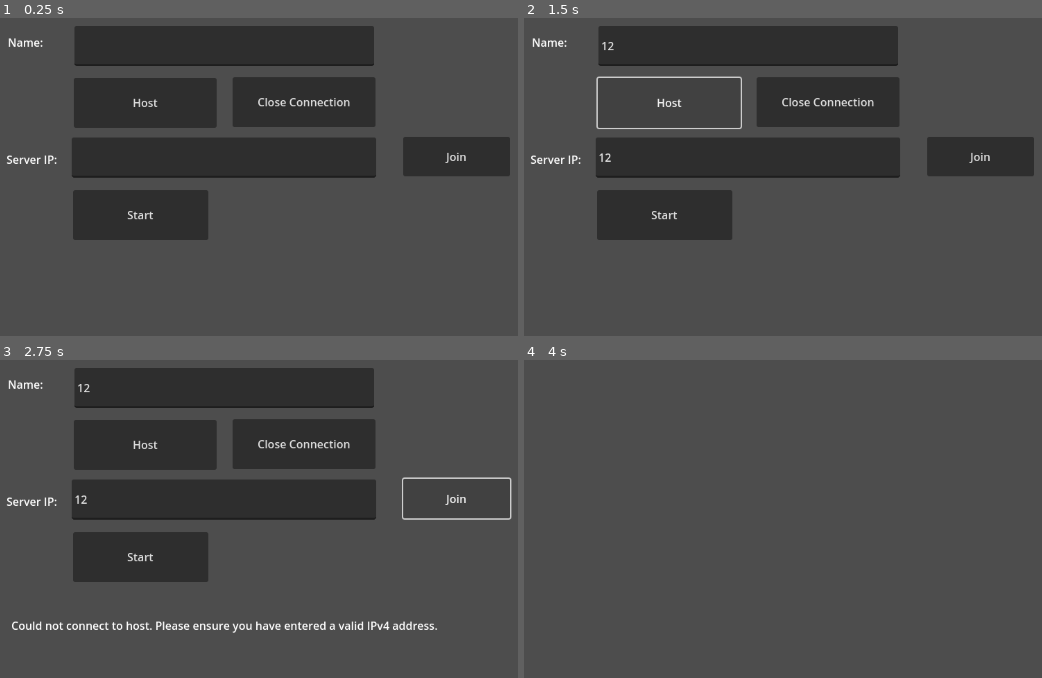
Above: before the commit, frames 1-4 (two rows, left to right).
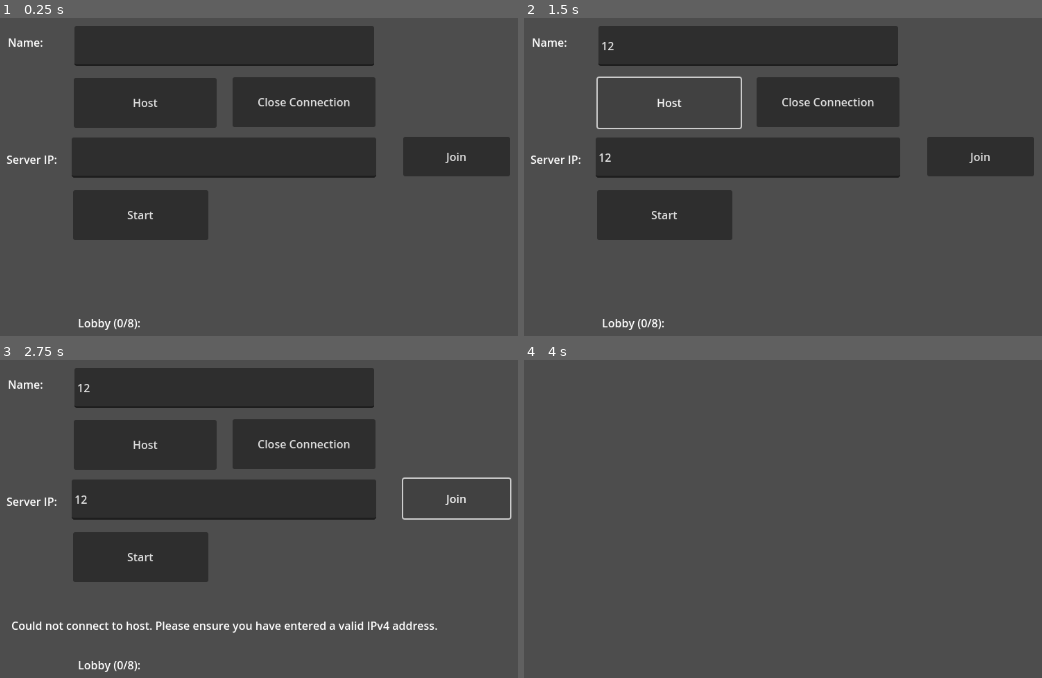
Above: after the commit, the same moments.

Repository: bsibb22/SwampHacks-X
Game: Godot game, scene res://MultiplayerControl.tscn
Same seed, same stepped clock (60 frames per second), same inputs: the game is played once before the commit and once after it. This scene is started directly instead of the project's main scene.
Inputs (mouse positions are in pixels of both pictures, inside the frame that each line leads up to):
- Up to frame 1 (0.25 s): no input
- Up to frame 2 (1.5 s): click (746, 46) at 0.52 s; type "12" at 0.6 s; click (746, 157) at 0.75 s; type "12" at 0.83 s; click "Host" at 1.25 s
- Up to frame 3 (2.75 s): click "Join" at 2 s
- Up to frame 4 (4 s): click "Start" at 2.75 s; tap Enter (ui_accept) at 3.5, 3.77 s; hold Right (ui_right) from 3.53 s (still down)

The runs differ from the first frame. In frame 1, 0.2% of the frame differs, in the area x 15-28%, y 94-99%; in frame 2, 0.2%; in frame 3, 0.2%; in frame 4, nothing differs.

Commit message:
Lobby Display
Added a rudimentary lobby display

Diff:
--- a/MultiplayerControl.tscn
+++ b/MultiplayerControl.tscn
@@ -76,6 +76,13 @@
 offset_bottom = 208.0
 text = "Close Connection"
 
+[node name="Lobby Text" type="Label" parent="."]
+layout_mode = 0
+offset_left = 382.0
+offset_top = 479.0
+offset_right = 422.0
+offset_bottom = 502.0
+
 [connection signal="button_down" from="Host" to="." method="_on_host_button_down"]
 [connection signal="button_down" from="Join" to="." method="_on_join_button_down"]
 [connection signal="button_down" from="Start" to="." method="_on_start_button_down"]
--- a/MultiplayerController.gd
+++ b/MultiplayerController.gd
@@ -17,13 +17,20 @@
 
 # Called every frame. 'delta' is the elapsed time since the previous frame.
 func _process(delta: float) -> void:
+	var count = 1
+	$"Lobby Text".text = "Lobby (" + str(GameManager.Players.size()) + "/8):"
+	for i in GameManager.Players:
+		$"Lobby Text".text += "\n" + str(count) + ". " + GameManager.Players[i].name
+		count += 1
 	pass
 
 func player_connected(id) -> void:
 	print("Player Connected " + str(id))
 
+
 func player_disconnected(id) -> void:
 	print("Player Disconnected " + str(id))
+	GameManager.Players.erase(id)
 
 func connected_to_server() -> void:
 	print("Connected to Server")
@@ -63,6 +70,7 @@
 		print("Waiting for Players")
 		SendPlayerInformation($LineEdit.text, multiplayer.get_unique_id())
 		hosting = true
+		$Label3.text = ""
 	else:
 		$Label3.text = "Already hosting"
 	pass # Replace with function body.
@@ -71,18 +79,24 @@
 func _on_join_button_down() -> void:
 	if !joined:
 		peer = ENetMultiplayerPeer.new()
+		if $LineEdit2.text == "":
+			$Label3.text = "Could not connect to host. Please ensure you have entered a valid IPv4 address."
+			return
 		var error = peer.create_client($LineEdit2.text, port)
-		if error != OK or $LineEdit2.text == "":
+		if error != OK:
 			print("Cannot connect: " + str(error))
 			$Label3.text = "Could not connect to host. Please ensure you have entered a valid IPv4 address."
 			return
+
 		peer.get_host().compress(ENetConnection.COMPRESS_RANGE_CODER)
 		multiplayer.set_multiplayer_peer(peer)
 		$Label3.text = ""
 		$Join.text = "Disconnect"
 		joined = true
 	else:
+		GameManager.Players.erase(multiplayer.get_unique_id())
 		multiplayer.multiplayer_peer.disconnect_peer(1)
+		GameManager.Players.clear()
 		$Join.text = "Join"
 		$Label3.text = ""
 		joined = false
@@ -106,4 +120,5 @@
 	GameManager.Players.clear()
 	multiplayer.set_multiplayer_peer(null)
 	hosting = false
+	GameManager.playerCount = 0
 	pass # Replace with function body.
